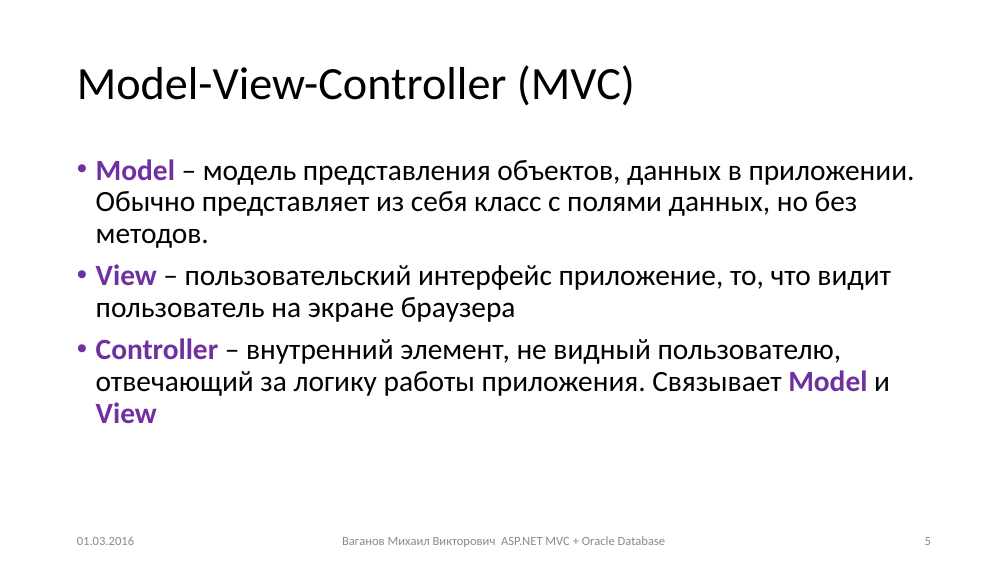
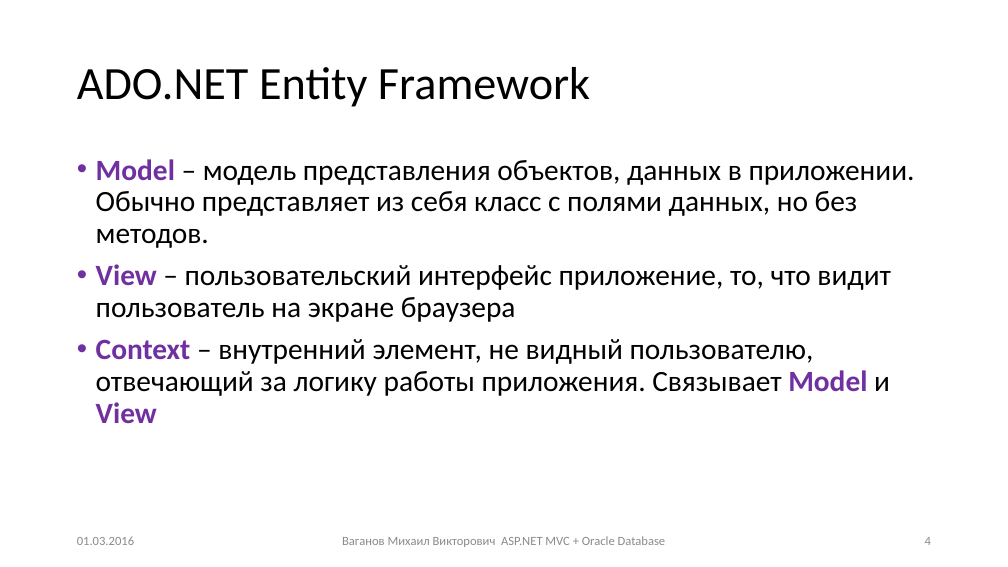
Before and after one commit to Mikhail-Vaganov/psu-applicants, a slide deck: slide 4 of Presentations/Занятие 4.pptx (slide 5 before the commit). Drawn at 1008x567 pixels with LibreOffice and Linux fonts; fonts in the diff are those of the drawing. Boxes give left, top, right and bottom in pixels: in the first picture for what was removed or moved away, otherwise in the second. Text is boxed around its words. In the diff, an @@ line names an element or a change of style, - is before the commit and + after.

Commit message:
added models of applicants and branches

```diff
--- a/Presentations/Занятие 4.pptx
+++ b/Presentations/Занятие 4.pptx
@@ title at bbox=[77, 67, 590, 107]: text changed @@
-Model-View-Controller (MVC)
+ADO.NET Entity Framework
@@ text at bbox=[96, 339, 890, 423]: text changed @@
-• Controller – внутренний элемент, не видный пользователю, отвечающий за логику работы приложения. Связывает Model и View
+• Context – внутренний элемент, не видный пользователю, отвечающий за логику работы приложения. Связывает Model и View
@@ page number at bbox=[925, 537, 931, 545]: text changed @@
-5
+4
```
Also in this commit, not shown: 5 other slides changed, 7 slides removed, 34 other files.
